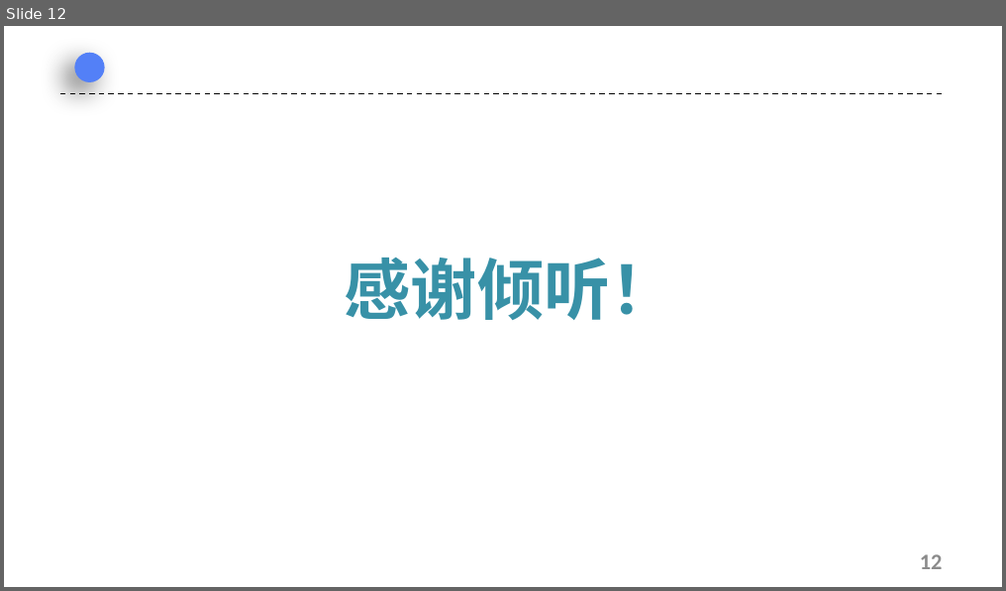
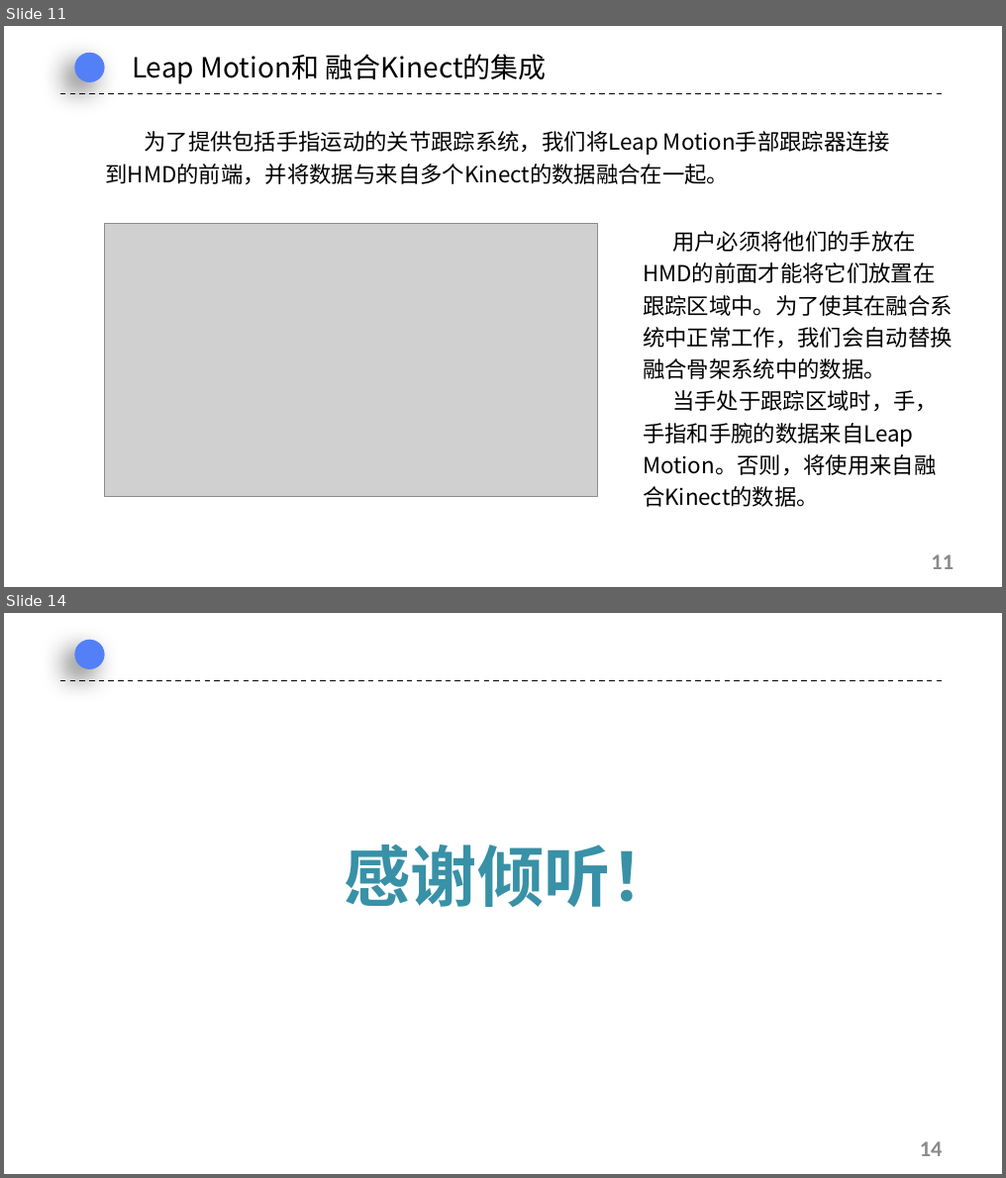
Before and after one commit to urnotmuqi/graphics2019, a slide deck: 21951468张雨薇/读书报告/仅用深度摄像头改善身体和手部追踪.pptx. Shown one above the other, each under a label of ours: slide 12 before the commit, slides 11 and 14 after it; the slides between them are not shown. The pictures are 1006x591 and 1006x1178 pixels, drawn with LibreOffice and Linux fonts; fonts in the diff are those of the drawing; grey boxes stand for pictures; background and template pictures are left out. Boxes give left, top, right and bottom in pixels: in the first picture for what was removed or moved away, otherwise in the second. Text is boxed around its words. In the diff, an @@ line names an element or a change of style, - is before the commit and + after.

```diff
--- a/21951468张雨薇/读书报告/仅用深度摄像头改善身体和手部追踪.pptx
+++ b/21951468张雨薇/读书报告/仅用深度摄像头改善身体和手部追踪.pptx
@@ slide 11 added at (x1=4, y1=26, x2=1002, y2=587), background picture (left out) @@
@@ ellipse added at (x1=75, y1=52, x2=105, y2=81), fill #5380F7 @@
@@ text added at (x1=132, y1=54, x2=546, y2=84), 20 pt, text #000000 @@
+Leap Motion和 融合Kinect的集成
@@ line added from (59, 94) to (946, 94), #000000 1 pt dashed @@
@@ text added at (x1=106, y1=131, x2=730, y2=185), 16 pt, text #000000 @@
+为了提供包括手指运动的关节跟踪系统，我们将Leap Motion手部跟踪器连接到HMD的前端，并将数据与来自多个Kinect的数据融合在一起。
@@ picture added at (x1=105, y1=224, x2=598, y2=497) @@
@@ text added at (x1=643, y1=231, x2=952, y2=507), 16 pt, text #000000 @@
+用户必须将他们的手放在HMD的前面才能将它们放置在跟踪区域中。为了使其在融合系统中正常工作，我们会自动替换融合骨架系统中的数据。
+当手处于跟踪区域时，手，手指和手腕的数据来自Leap Motion。否则，将使用来自融合Kinect的数据。
@@ page number added at (x1=931, y1=555, x2=953, y2=570), 16 pt, text #8C8C8C, bold @@
+11
@@ what was slide 12 is now slide 14 @@
@@ page number at (x1=920, y1=1142, x2=943, y2=1157): text changed @@
-12
+14
```
Also in this commit, not shown: 10 slides changed, 2 other slides added, 1 slide removed.
